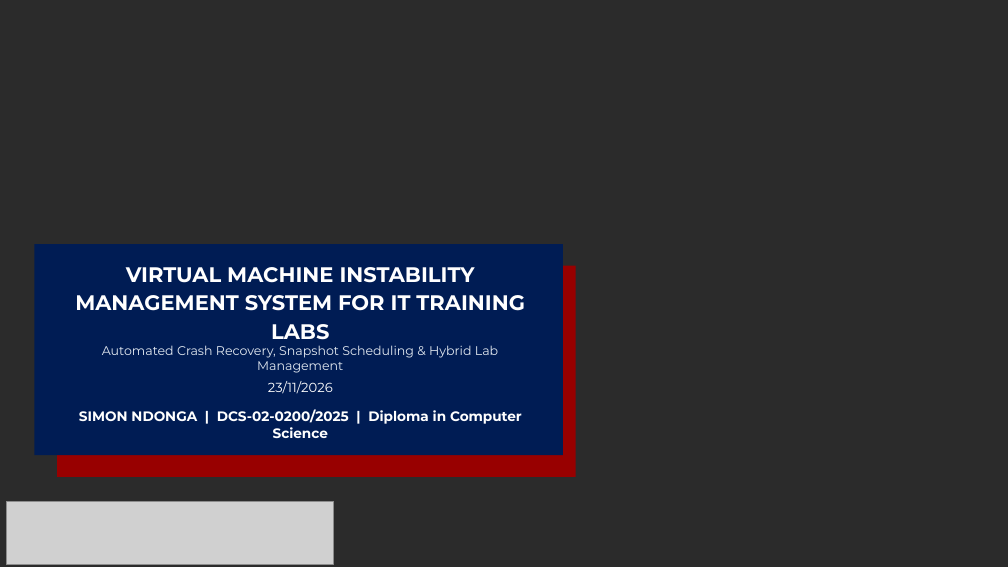
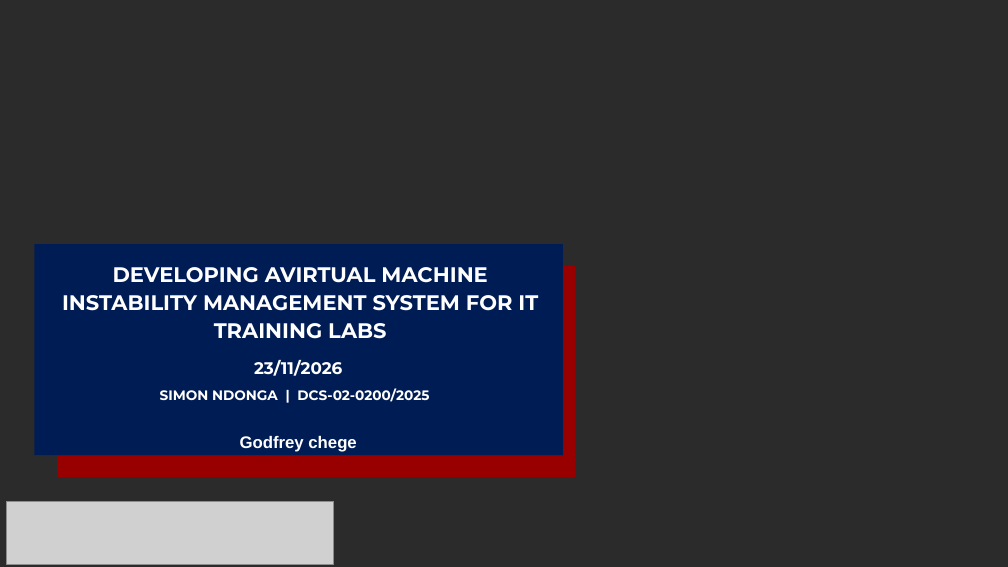
Before and after one commit to nomadspecter/vmrecovery, a slide deck: slide 1 of Milestones/Project_Presentation_8Slides_SimonNdonga.pptx. Drawn at 1008x567 pixels with LibreOffice and Linux fonts; fonts in the diff are those of the drawing; grey boxes stand for pictures; background and template pictures are left out; a plain dark background stands for a picture behind light text. Boxes give left, top, right and bottom in pixels: in the first picture for what was removed or moved away, otherwise in the second. Text is boxed around its words. In the diff, an @@ line names an element or a change of style, - is before the commit and + after.

```diff
--- a/Milestones/Project_Presentation_8Slides_SimonNdonga.pptx
+++ b/Milestones/Project_Presentation_8Slides_SimonNdonga.pptx
@@ text at [62, 267, 538, 339]: text changed @@
-VIRTUAL MACHINE INSTABILITY MANAGEMENT SYSTEM FOR IT TRAINING LABS
+DEVELOPING AVIRTUAL MACHINE INSTABILITY MANAGEMENT SYSTEM FOR IT TRAINING LABS
@@ text "23/11/2026": place and size @@
-text "23/11/2026" at [268, 381, 333, 394]
+text "23/11/2026" at [254, 360, 342, 376]
@@ text "23/11/2026" at [254, 360, 342, 376]: size 12.5 to 16 pt, bold on @@
@@ text removed at [102, 345, 498, 373] @@
-Automated Crash Recovery, Snapshot Scheduling & Hybrid Lab Management
@@ text at [160, 388, 429, 402]: text changed @@
-SIMON NDONGA | DCS-02-0200/2025 | Diploma in Computer Science
+SIMON NDONGA | DCS-02-0200/2025
@@ text added at [240, 436, 356, 452], 16 pt, text #FFFFFF, bold @@
+Godfrey chege
```
Also in this commit, not shown: 4 other slides changed, 3 other files.
